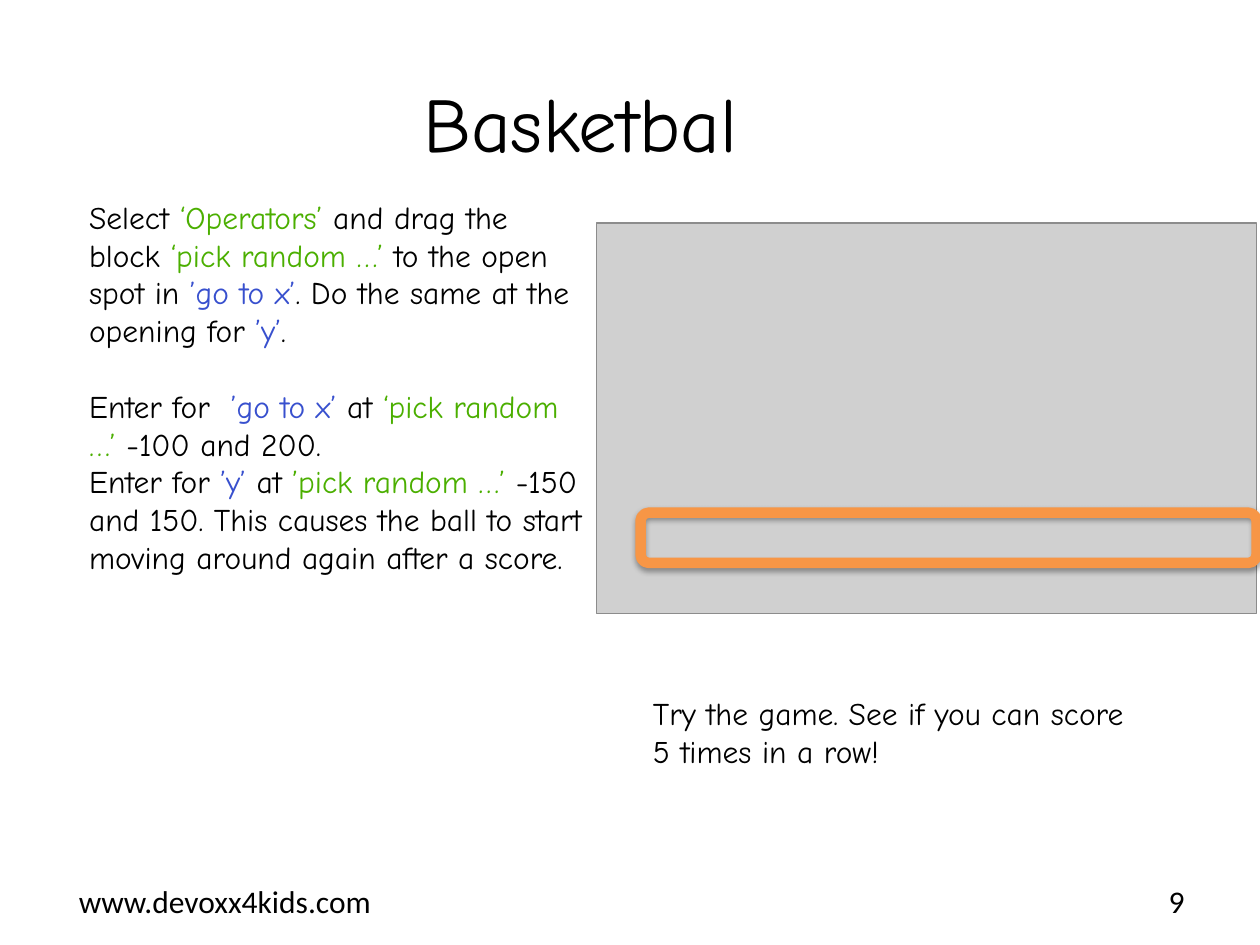
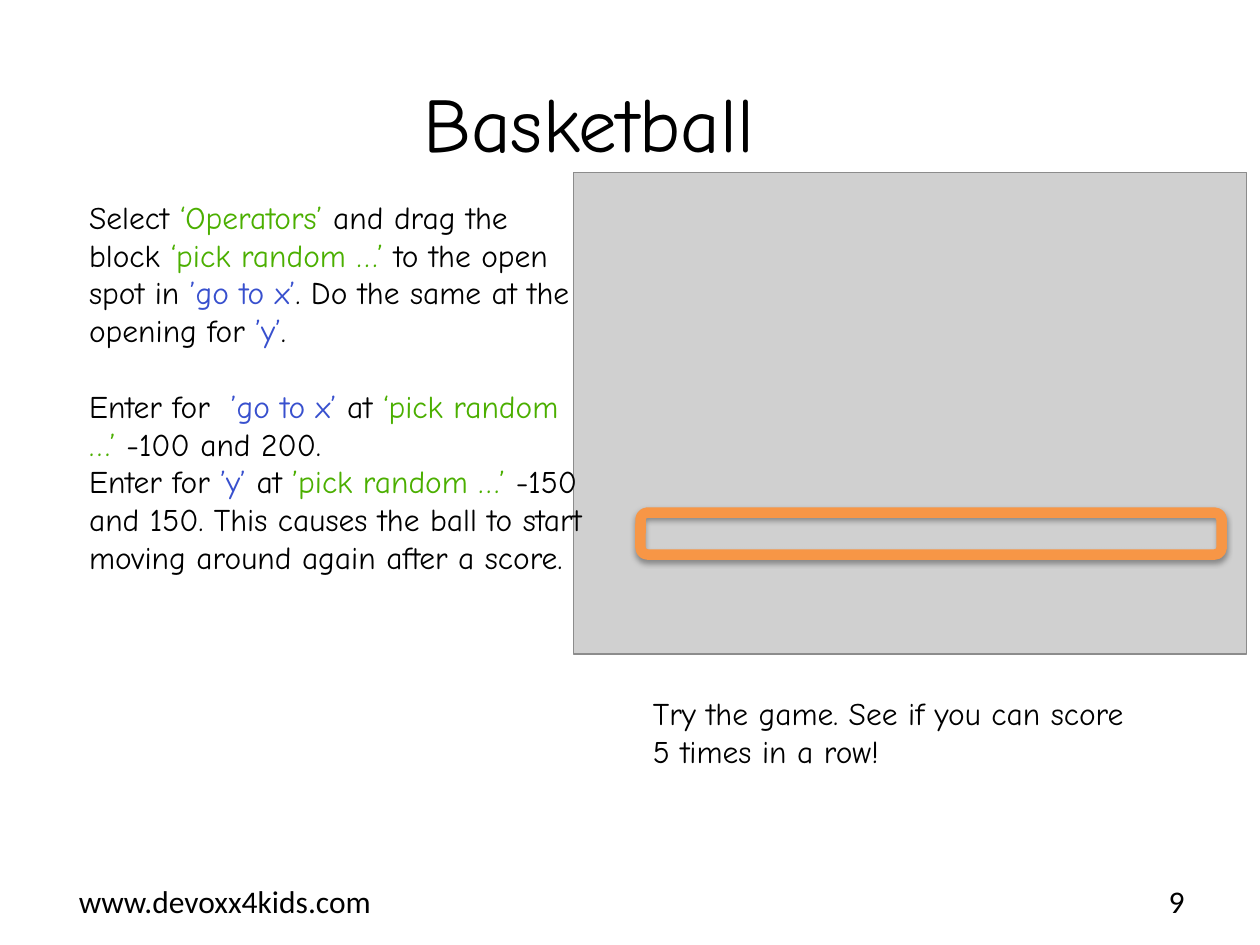
Before and after one commit to bertjan/jpoint-devoxx4kids, a slide deck: slide 9 of scratch-leapmotion/instructions/en/Basketball.pptx. Drawn at 1260x945 pixels with LibreOffice and Linux fonts; fonts in the diff are those of the drawing; grey boxes stand for pictures; background and template pictures are left out. Boxes give left, top, right and bottom in pixels: in the first picture for what was removed or moved away, otherwise in the second. Text is boxed around its words. In the diff, an @@ line names an element or a change of style, - is before the commit and + after.

Commit message:
Added english screenshots to basketball assignment

```diff
--- a/scratch-leapmotion/instructions/en/Basketball.pptx
+++ b/scratch-leapmotion/instructions/en/Basketball.pptx
@@ title at (424,99,754,177): text changed @@
-Basketbal
+Basketball
@@ picture: place and size @@
-picture at (596,223,1256,614)
+picture at (573,173,1246,654)
@@ rounded rectangle: place and size @@
-rounded rectangle at (640,513,1256,563)
+rounded rectangle at (640,513,1221,554)
```
Also in this commit, not shown: 5 other slides changed.
